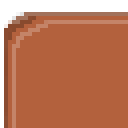
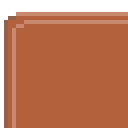
Layered file, before and after one edit (128 x 128). Changes by layer:
hid "\", opacity 24% → 18%, moved it above "\ #3", painted on it over [4, 12, 128, 128]
added layer "\ #3" (29%) above "\ #2" over [4, 16, 16, 128]
renamed "\ #1" to "\ #2", opacity 22% → 26%, painted on it over [4, 12, 128, 128]
painted on "Layer" over [4, 12, 24, 28]
